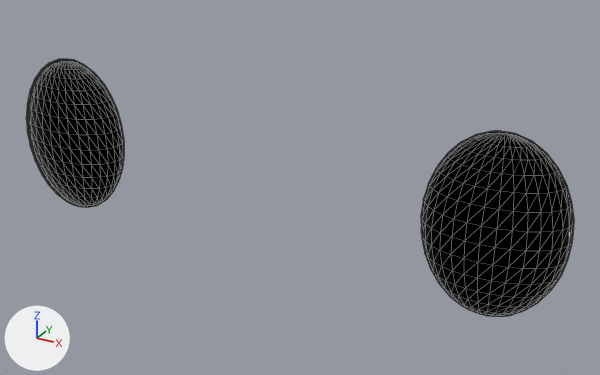
Renders of the glTF model public/models/avatar/customization/Eyes.001.glb from each side of a commit.
Before and after are seen from a camera (50 mm lens) standing at (0.229, -0.768, 1.891) and looking at (0.022, -0.392, 1.703). The lights are fixed; the arrows at lower left show +X, +Y and +Z. Mesh edges are drawn as thin lines. Vertices at the same position are counted once.

Before the edit, the objects in view are built like this:
```python
me_eyes_006 = bpy.data.meshes.new('Eyes.006')
me_eyes_006.from_pydata(...)  # 964 vertices, 1920 faces; spans x -17.3..17.3, y 166.0..175.8, z 37.9..42.2
me_eyes_006.materials.append(mat_blackshiny)  # black #000000
ob_eyes_001 = bpy.data.objects.new('Eyes.001', me_eyes_006)
ob_eyes_001.location = (0.0, 0.0, 0.0)
ob_eyes_001.rotation_euler = (1.571, 0.0, 0.0)  # degrees (90, 0, 0)
ob_eyes_001.scale = (0.01, 0.01, 0.01)
```
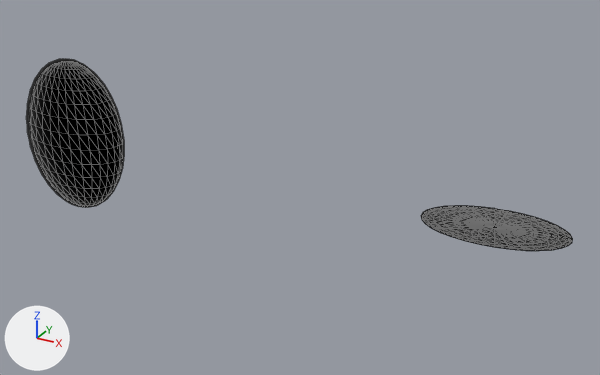
The newer file adds a shape key; the second version is drawn at full value of the shape key 'eyeBlinkLeft' of 'Eyes.001', and the change is written as the vertex moves it makes.

The change in detail:
me_eyes_006 has 964 vertices, 1920 faces and spans x -17.3..17.3, y 166.0..175.8, z 37.9..42.2.
me_eyes_006 is used by ob_eyes_001; location (0.0, 0.0, 0.0); rotation (1.571, 0.0, 0.0), in degrees (90, 0, 0); scale (0.01, 0.01, 0.01).
me_eyes_006 part 1: the loose piece of 482 vertices spanning x 9.9..17.3, y 166.0..175.8, z 37.9..42.2 is scaled about its middle by (1, 0.00611, 1).

Where the change shows, as pixel boxes (x1, y1, x2, y2) in the pictures (600 x 375 px; the box of a moved part takes in the faces that stretch with it):
'Eyes.001', reshaped (25% shorter)
    before: (26, 59, 574, 317)
    after: (26, 59, 573, 251)
part 1 of me_eyes_006, moved or reshaped
    before: (421, 131, 574, 317)
    after: (421, 206, 573, 251)
